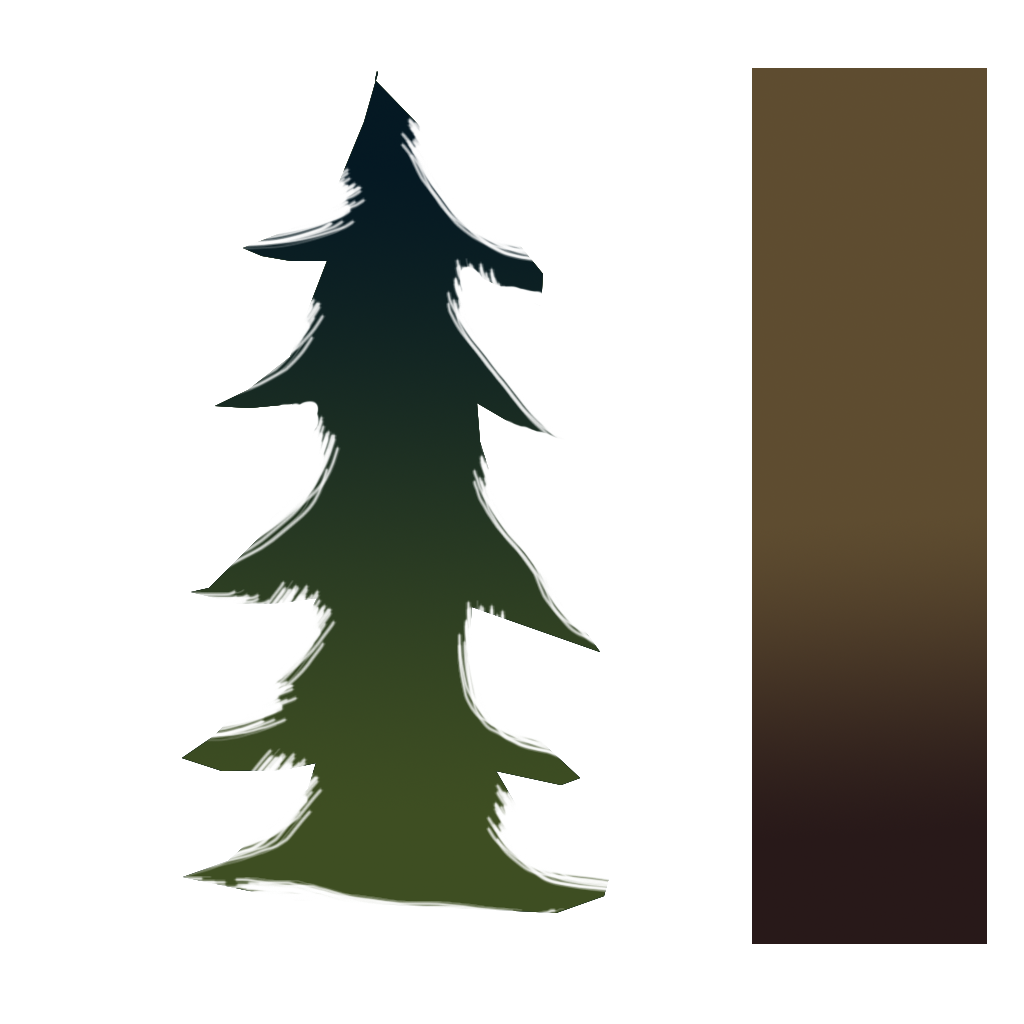
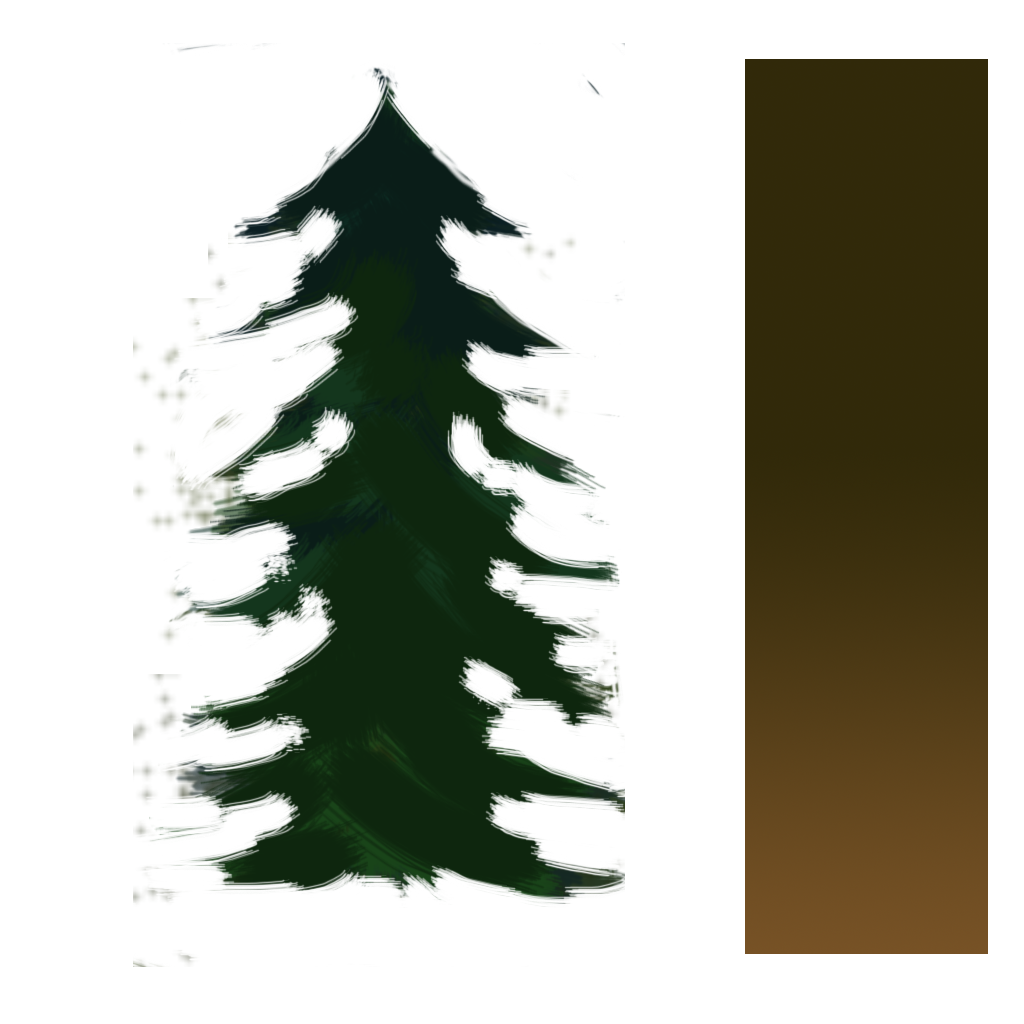
The second w=1024, h=1024 image is a revision of the first. Changes to its layers:
painted on "Layer 2" over [133, 43, 988, 967]
